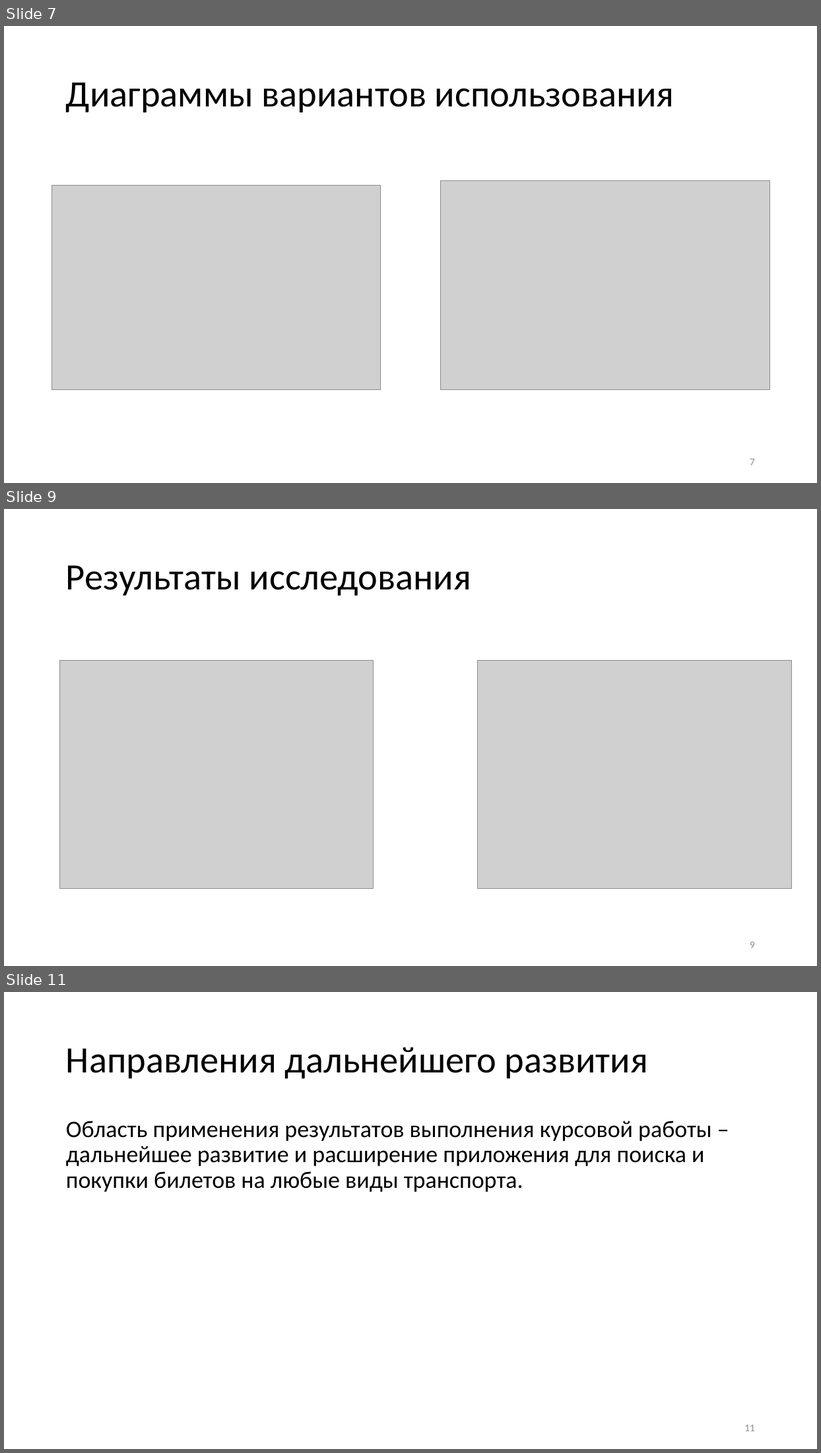
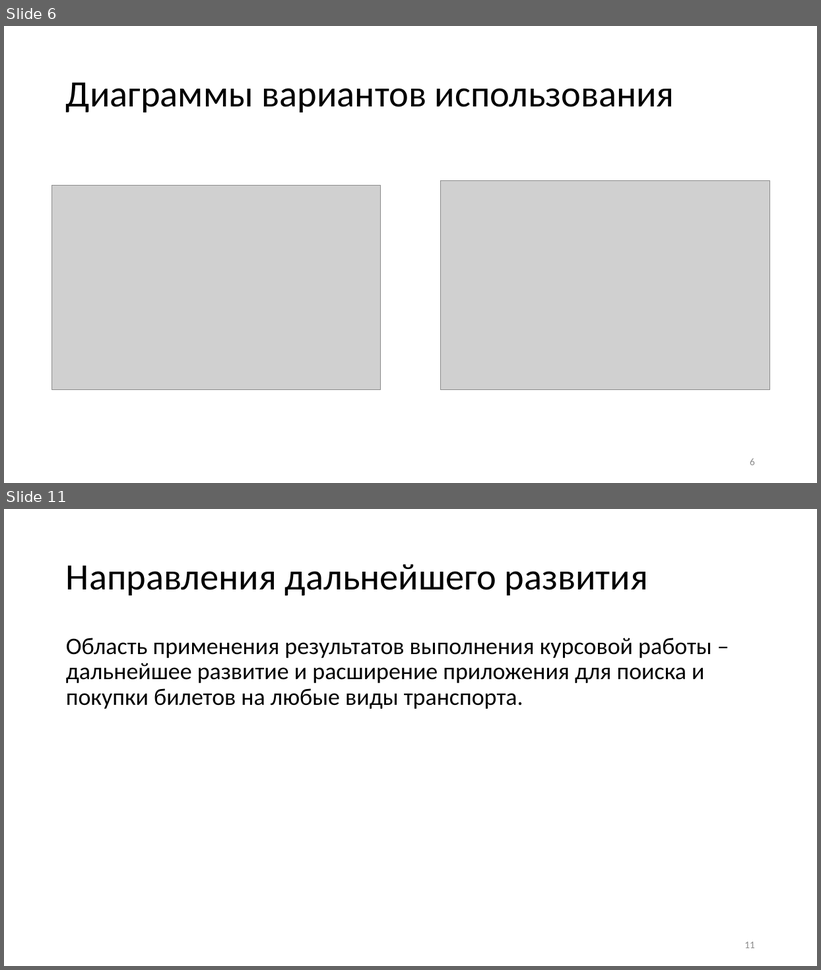
Before and after one commit to marchenko-vs/ics7-db-cp, a slide deck: presentation.pptx. Shown one above the other, each under a label of ours: slides 7, 9 and 11 before the commit, slides 6 and 11 after it; the slides between them are not shown. The pictures are 821x1453 and 821x970 pixels, drawn with LibreOffice and Linux fonts; fonts in the diff are those of the drawing; grey boxes stand for pictures. Boxes give left, top, right and bottom in pixels: in the first picture for what was removed or moved away, otherwise in the second. Text is boxed around its words. In the diff, an @@ line names an element or a change of style, - is before the commit and + after.

```diff
--- a/presentation.pptx
+++ b/presentation.pptx
@@ slide 9 removed at (4, 509, 817, 966), background #FFFFFF @@
@@ title removed at (66, 565, 471, 596) @@
-Результаты исследования
@@ picture removed at (60, 661, 374, 889) @@
@@ picture removed at (477, 661, 792, 889) @@
@@ page number removed at (750, 942, 755, 949) @@
-9
@@ what was slide 7 is now slide 6 @@
@@ page number at (750, 458, 755, 466): text changed @@
-7
+6
```
Also in this commit, not shown: 6 slides changed, 2 slides added, 1 other slide removed, 35 other files.
